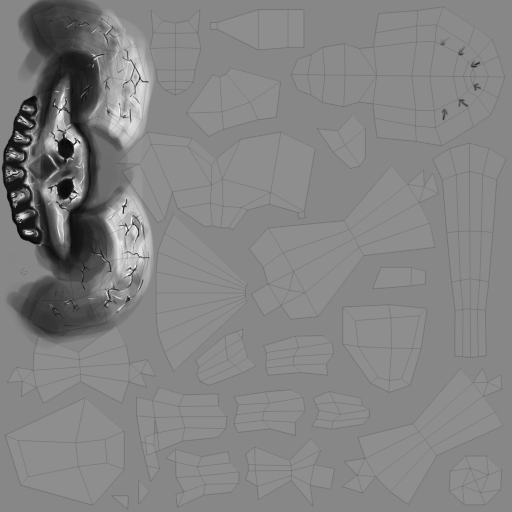
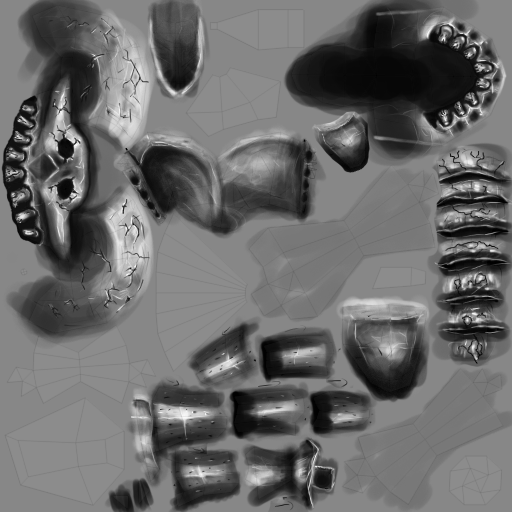
Layer changes from the first 512x512 image to the second:
"UV": opacity 17% → 11%, painted on it over (2, 4, 507, 510)
painted on "Vrstva 2" over (104, 0, 512, 512)
